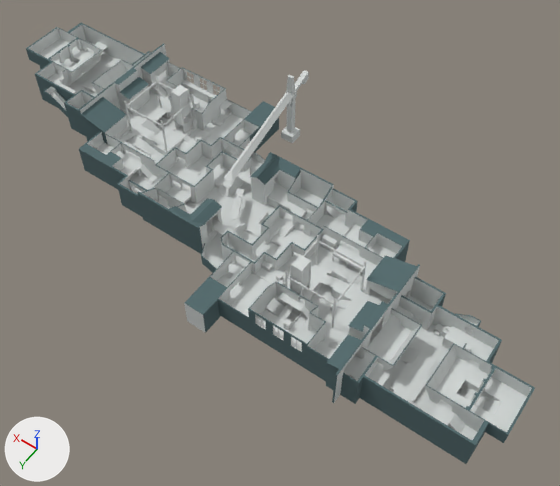
An edit to the OBJ model torres/static/models/vanguard.obj, drawn before and after from the same camera.
The view is the same before and after, from a 50 mm lens placed at (-5663.0, 6662.0, 10304.0), pointed at (-983.0, 110.0, 9.0). Arrows for +X, +Y and +Z are at lower left; the lights stay in place. Where no turn or scale is listed for an object, it has been applied to the vertices. Vertices at the same position are counted once.

The first picture shows 'vanguard'.
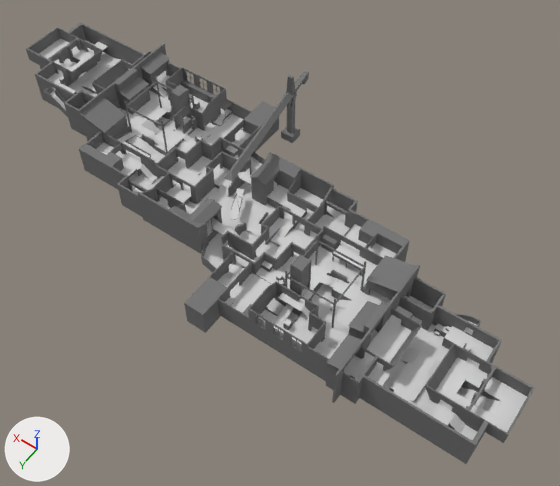
What differs and where, as boxes [x1, y1, x2, y2] in the pictures (560 x 486 px; the box of a moved part takes in the faces that stretch with it):
'vanguard', recoloured
    both: [26, 23, 535, 464]
part 1 of me_vanguard, moved or reshaped
    both: [277, 277, 394, 392]
part 2 of me_vanguard, recoloured
    both: [28, 25, 532, 432]

The edits, one by one:
Material 'oob' (mat_oob) changes colour from dark cyan #51696c to grey #747474; in linear values from (0.0824, 0.141, 0.149) to (0.176, 0.176, 0.176).
me_vanguard is used by ob_vanguard; location (0.0, 0.0, 0.0).
me_vanguard had 4787 vertices, 5408 faces and spanned x -5600.0..5600.0, y -2740.0..2176.0, z -64.0..1476.0.
me_vanguard now has 4787 vertices, 5404 faces and spans x -5600.0..5600.0, y -2740.0..2176.0, z -64.0..1476.0.
Part 1, on me_vanguard:
35 faces are deleted.
30 new faces join them, mat_oob (grey #757575).
4 new faces join them, mat_base (light grey #dbdbdb).
me_vanguard part 2: 3843 faces spanning x -5600.0..5600.0, y -2740.0..2176.0, z -64.0..1476.0 switch from mat_base (light grey #d5d9d7) to mat_oob (grey #757575).
